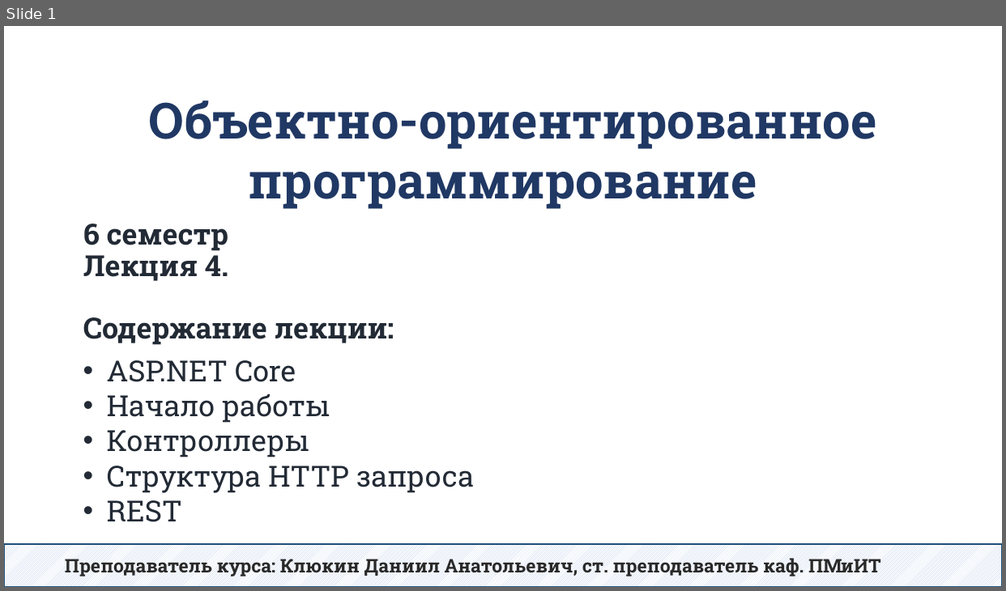
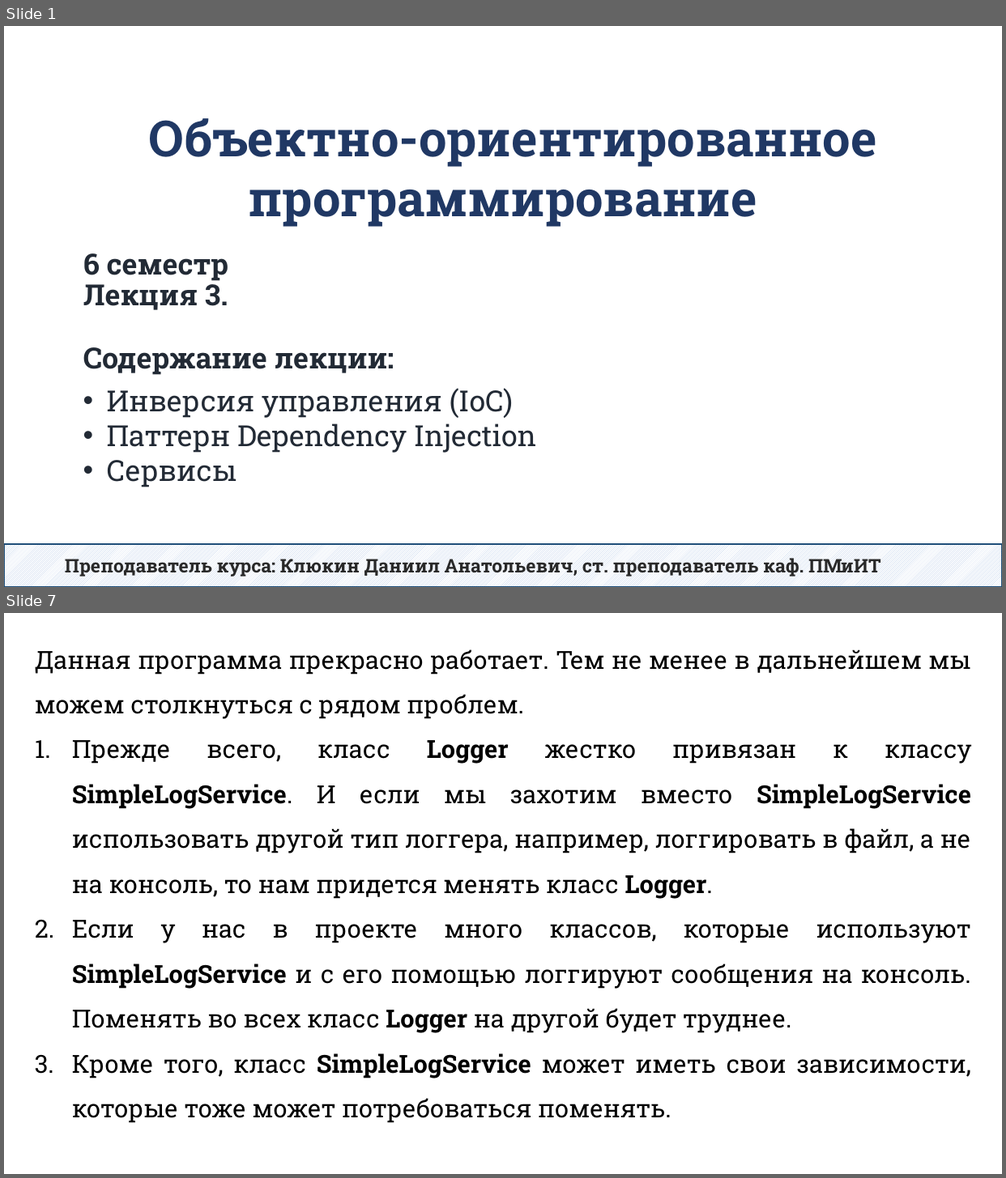
Before and after one commit to DaniilKlyukin/OOP-6, a slide deck: Лекции/ООП 2 лек 4.pptx. Shown one above the other, each under a label of ours: slide 1 before the commit, slides 1 and 7 after it; the slides between them are not shown. The pictures are 1006x591 and 1006x1178 pixels, drawn with LibreOffice and Linux fonts; fonts in the diff are those of the drawing. Boxes give left, top, right and bottom in pixels: in the first picture for what was removed or moved away, otherwise in the second. Text is boxed around its words. In the diff, an @@ line names an element or a change of style, - is before the commit and + after.

```diff
--- a/Лекции/ООП 2 лек 4.pptx
+++ b/Лекции/ООП 2 лек 4.pptx
@@ slide 7 added at box(4, 613, 1002, 1174), background #FFFFFF @@
@@ text added at box(35, 649, 971, 1123), 24 pt, text #000000 @@
+Данная программа прекрасно работает. Тем не менее в дальнейшем мы можем столкнуться с рядом проблем.
+1. Прежде всего, класс Logger жестко привязан к классу SimpleLogService. И если мы захотим вместо SimpleLogService использовать другой тип логгера, например, логгировать в файл, а не на консоль, то нам придется менять класс Logger.
+2. Если у нас в проекте много классов, которые используют SimpleLogService и с его помощью логгируют сообщения на консоль. Поменять во всех класс Logger на другой будет труднее.
+3. Кроме того, класс SimpleLogService может иметь свои зависимости, которые тоже может потребоваться поменять.
@@ slide 1 changed as well @@
@@ text "Объектно-ориентированное программирование": place and size @@
-text "Объектно-ориентированное программирование" at box(149, 101, 877, 209)
+text "Объектно-ориентированное программирование" at box(149, 118, 877, 227)
@@ title at box(83, 254, 394, 375): text changed @@
-6 семестр
-Лекция 4.
-Содержание лекции:
+6 семестр
+Лекция 3.
+Содержание лекции:
@@ text at box(107, 388, 537, 488): text changed @@
-• ASP.NET Core
-• Начало работы
-• Контроллеры
-• Структура HTTP запроса
-• REST
+• Инверсия управления (IoC)
+• Паттерн Dependency Injection
+• Сервисы
```
Also in this commit, not shown: 33 other slides added, 53 slides removed, 7 other files.
